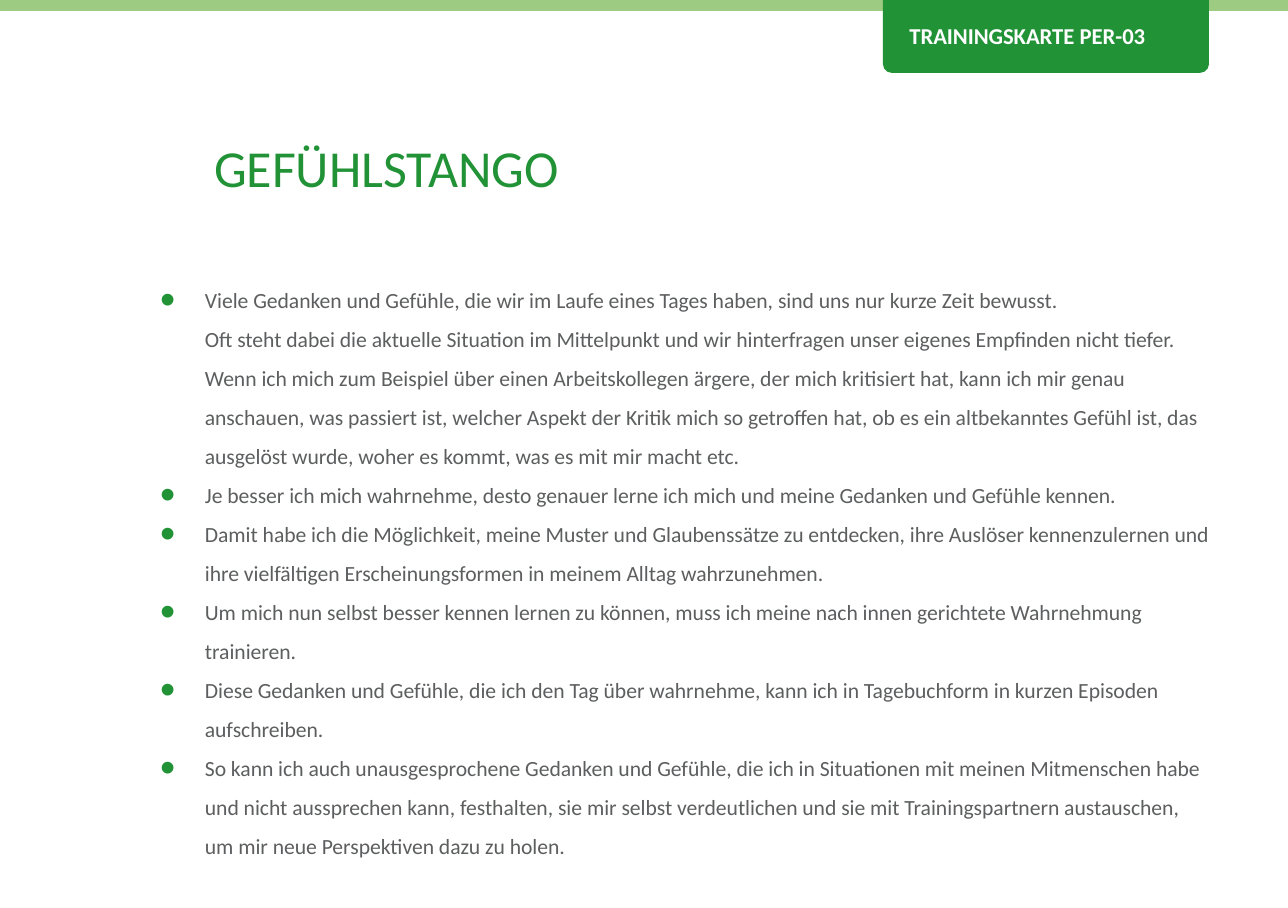
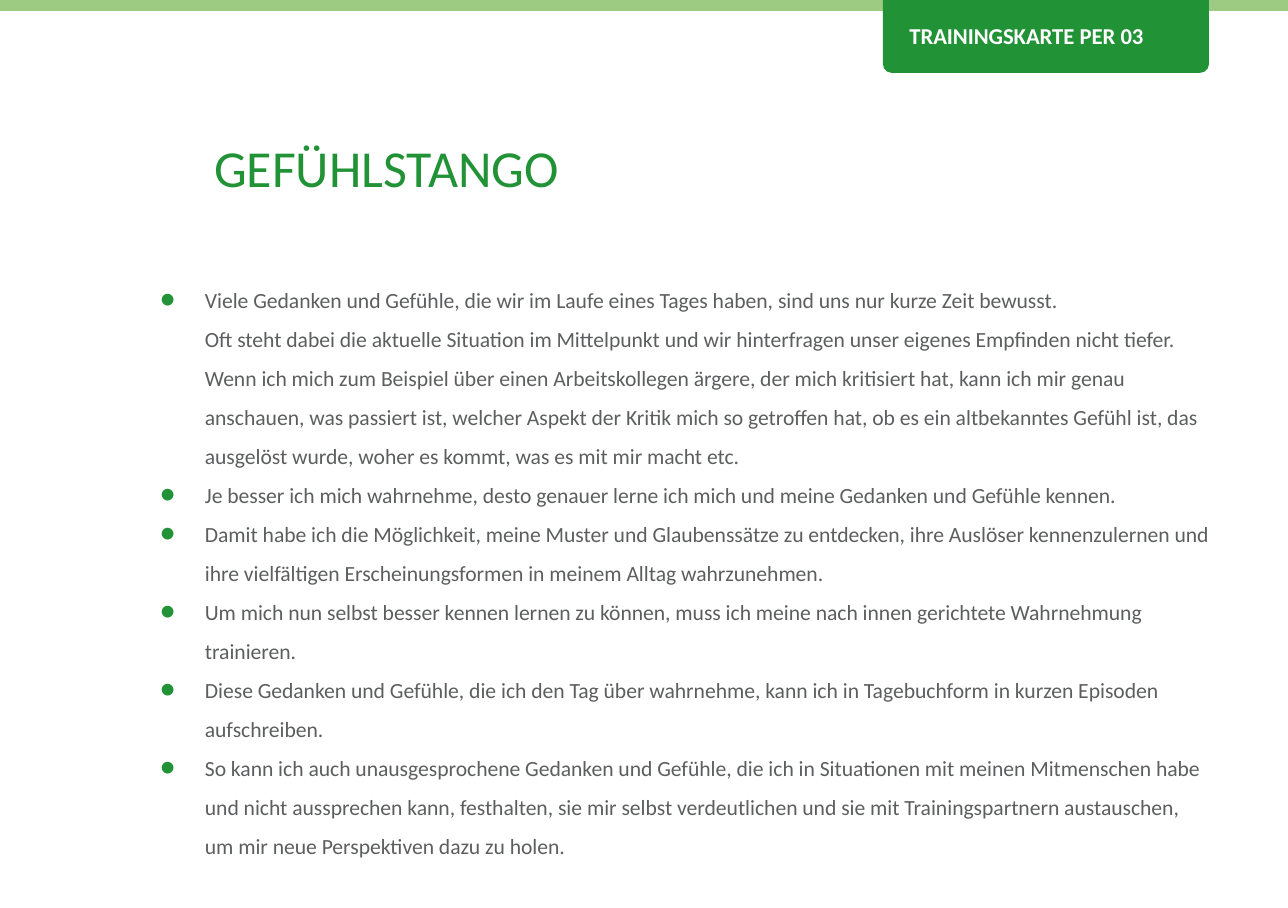
Before and after one commit to Teamtool/training-materials, a slide deck: slide 1 of emotional erwachsen/Perception (PER)/ger/apprentice/ger_PER_03_Gefuehlstango_EE_A.pptx. Drawn at 1288x908 pixels with LibreOffice and Linux fonts; fonts in the diff are those of the drawing; background and template pictures are left out. Boxes give left, top, right and bottom in pixels: in the first picture for what was removed or moved away, otherwise in the second. Text is boxed around its words. In the diff, an @@ line names an element or a change of style, - is before the commit and + after.

```diff
--- a/emotional erwachsen/Perception (PER)/ger/apprentice/ger_PER_03_Gefuehlstango_EE_A.pptx
+++ b/emotional erwachsen/Perception (PER)/ger/apprentice/ger_PER_03_Gefuehlstango_EE_A.pptx
@@ text at [909, 29, 1144, 44]: text changed @@
-TRAININGSKARTE PER-03
+TRAININGSKARTE PER 03
```
Also in this commit, not shown: 1 other slide changed, 3 other files.
